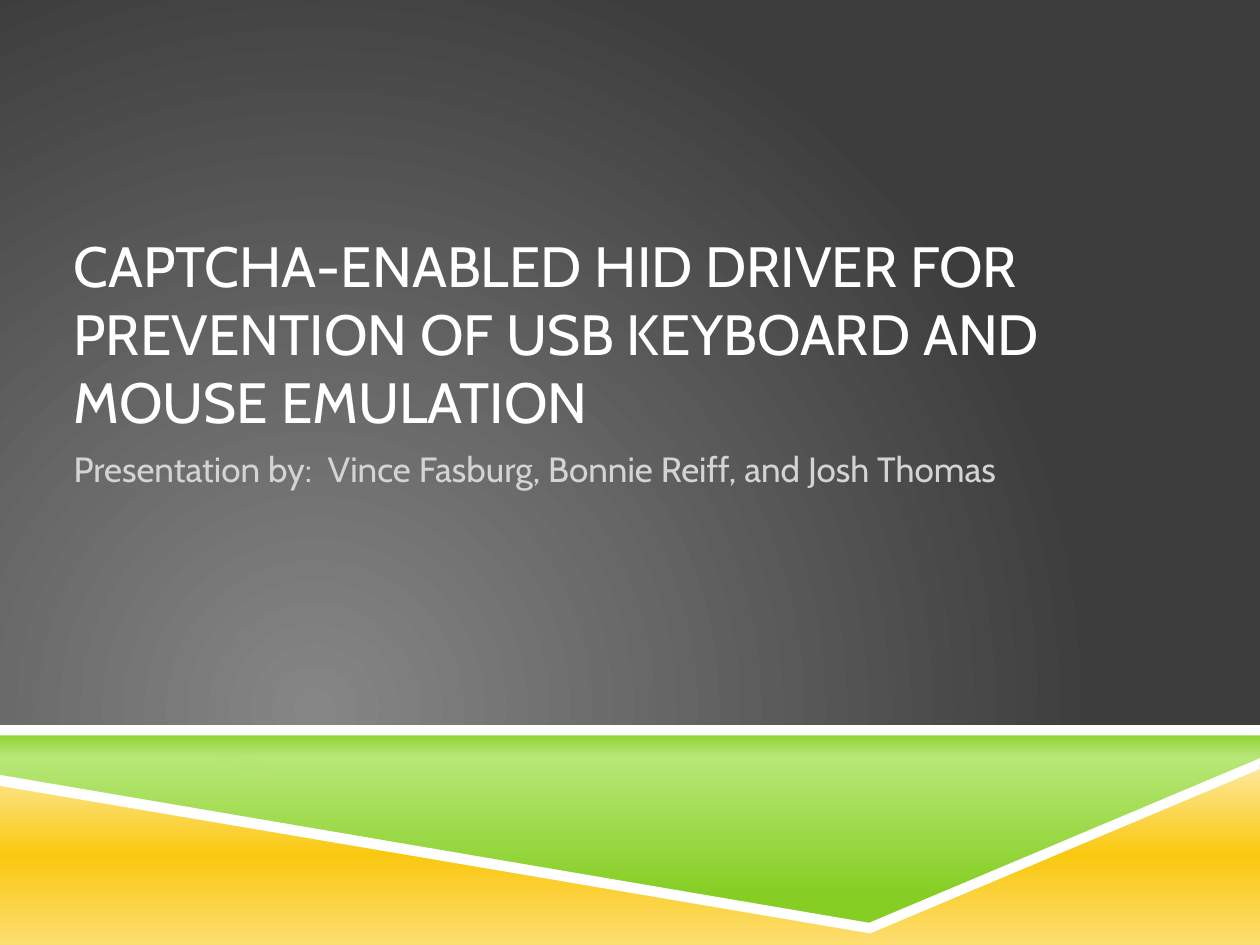
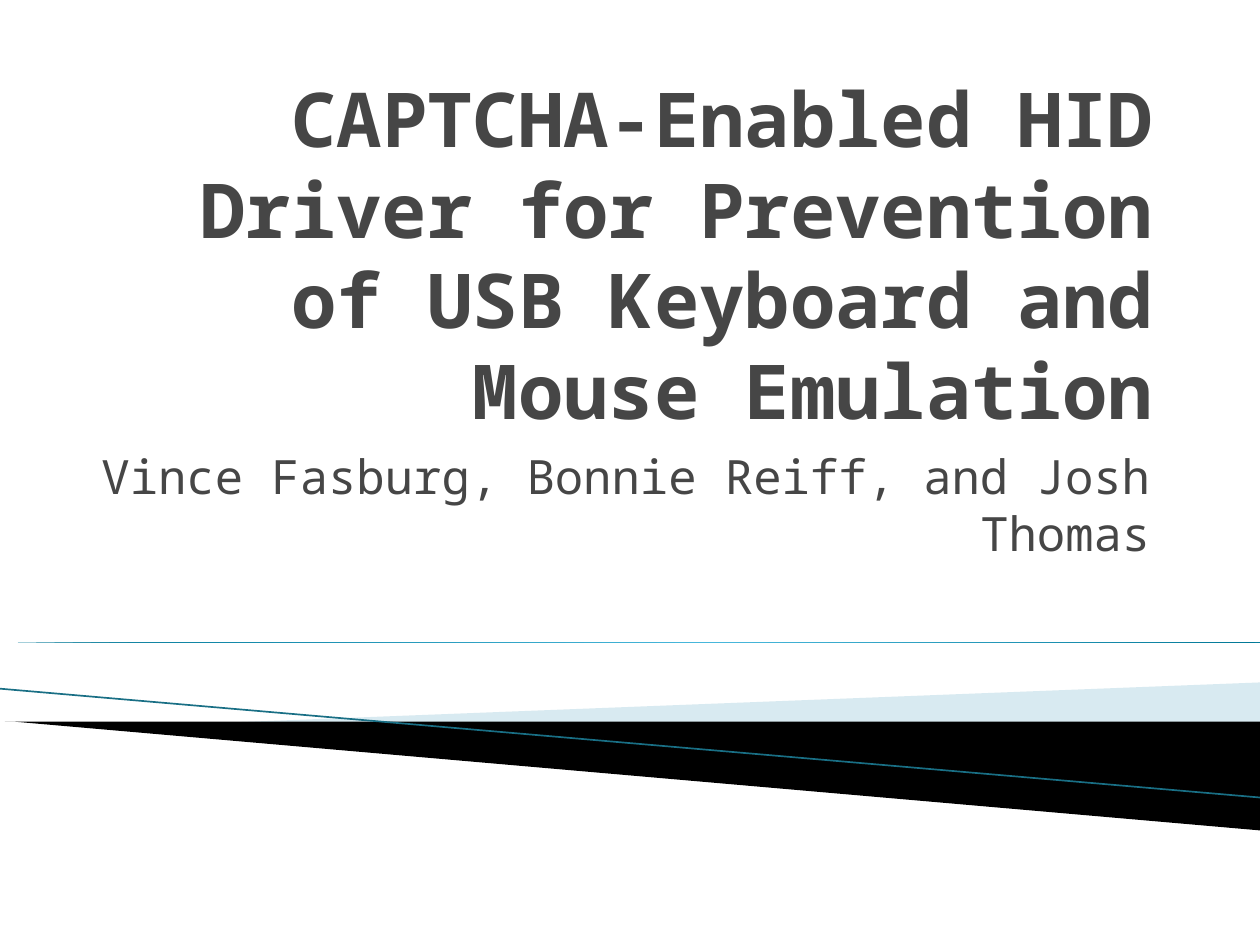
Before and after one commit to vfasburg/cse_825, a slide deck: slide 1 of Project/Final_Project_Presentation_Fasburg_Reiff_Thomas.pptx. Drawn at 1260x945 pixels with LibreOffice and Linux fonts; fonts in the diff are those of the drawing; background and template pictures are left out. Boxes give left, top, right and bottom in pixels: in the first picture for what was removed or moved away, otherwise in the second. Text is boxed around its words. In the diff, an @@ line names an element or a change of style, - is before the commit and + after.

Commit message:
Updated presentation

```diff
--- a/Project/Final_Project_Presentation_Fasburg_Reiff_Thomas.pptx
+++ b/Project/Final_Project_Presentation_Fasburg_Reiff_Thomas.pptx
@@ background picture (left out) to #FFFFFF @@
@@ title at [201,89,1154,420]: text changed; size 32.4 to 43.2 pt; font Cabin to Noto Sans Mono; text colour #FFFFFF to #464646; bold on @@
-CAPTCHA-ENABLED HID DRIVER FOR PREVENTION OF USB KEYBOARD AND MOUSE EMULATION
+CAPTCHA-Enabled HID Driver for Prevention of USB Keyboard and Mouse Emulation
@@ subtitle at [101,458,1150,552]: text changed; size 20 to 27 pt; font Cabin to Noto Sans Mono; text colour #D4D4D4 to #464646 @@
-Presentation by: Vince Fasburg, Bonnie Reiff, and Josh Thomas
+Vince Fasburg, Bonnie Reiff, and Josh Thomas
@@ right triangle added at [0,643,1260,643], fill gradient #007896 to #4CBBDF @@
@@ line added from (0, 689) to (1260, 798), #97C5D8 0.95 pt @@
@@ freeform shape added at [233,683,1260,750], fill #A0CBDC at 40% opacity @@
@@ freeform shape removed at [0,730,1260,929] @@
@@ rectangle removed at [0,726,1260,736] @@
@@ freeform shape: place and size @@
-freeform shape at [0,730,1260,929]
+freeform shape at [5,722,1260,830]
@@ freeform shape at [5,722,1260,830]: fill gradient #86CE24 to #B7E776 to #000000 @@
@@ freeform shape removed at [0,765,1260,945] @@
@@ freeform shape removed at [0,759,1260,934] @@
```
Also in this commit, not shown: 16 other slides changed.
